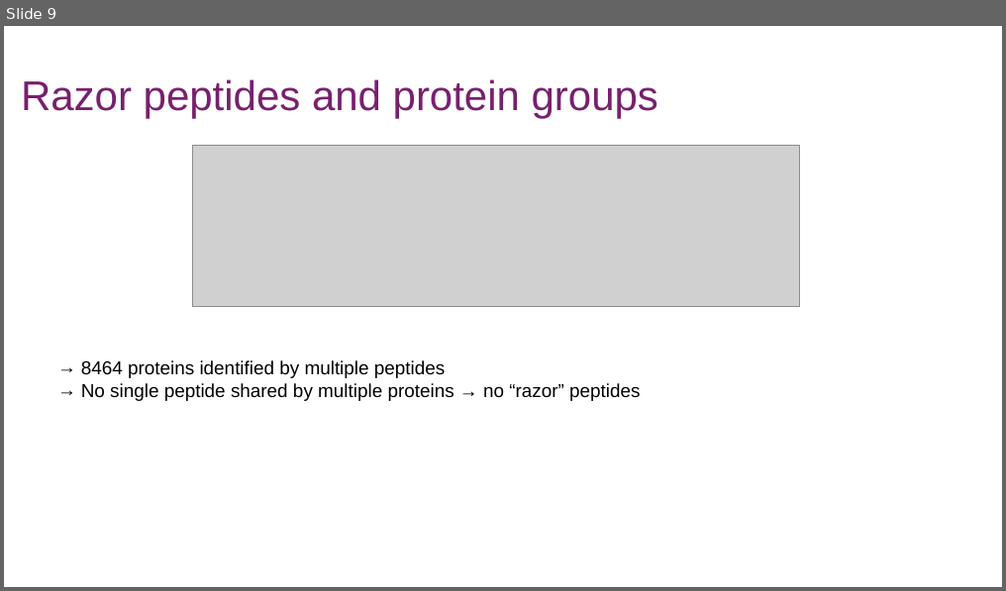
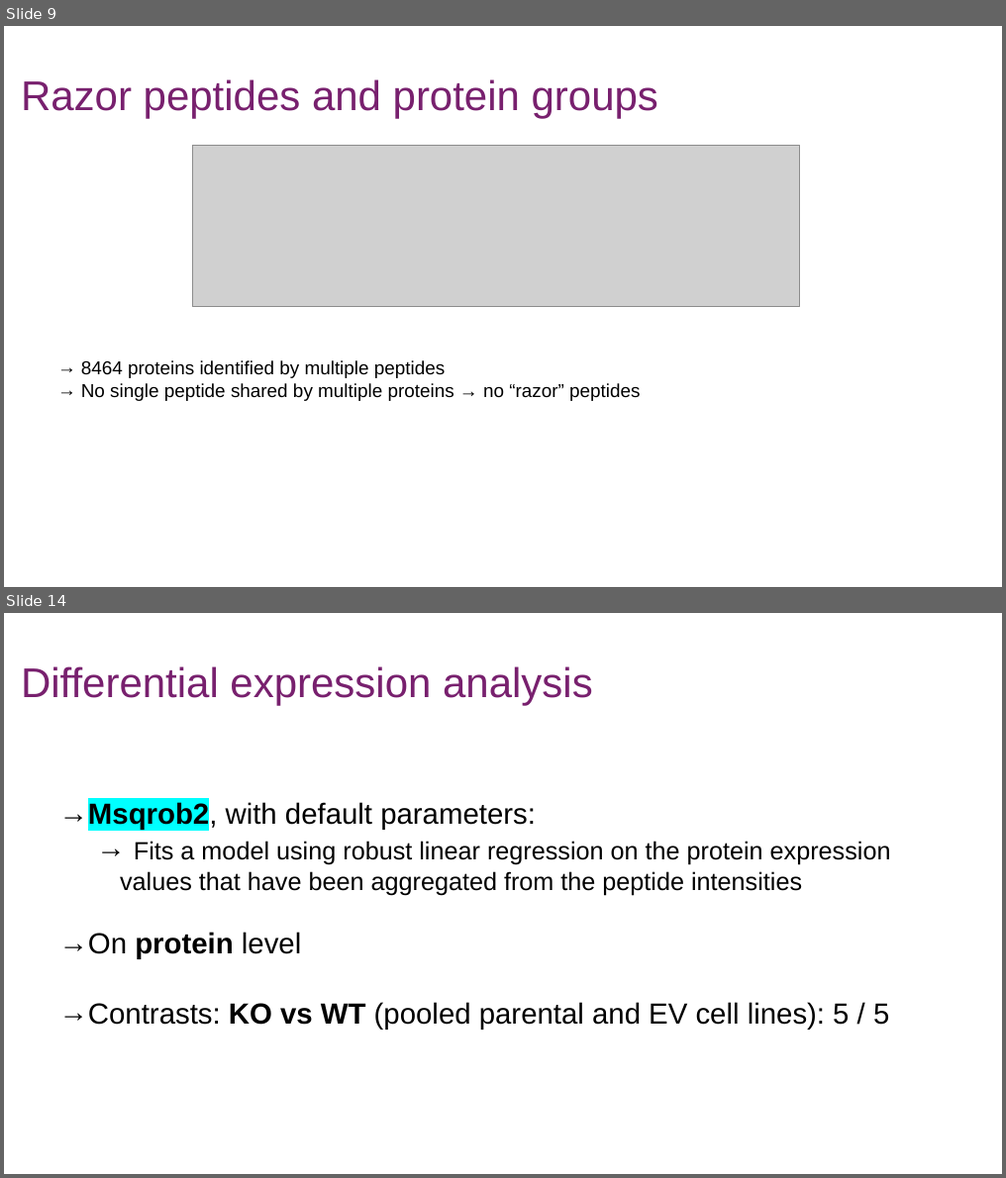
Before and after one commit to jafarilab/MSProt2025, a slide deck: team1/Team1_presentation.pptx. Shown one above the other, each under a label of ours: slide 9 before the commit, slides 9 and 14 after it; the slides between them are not shown. The pictures are 1006x591 and 1006x1178 pixels, drawn with LibreOffice and Linux fonts; fonts in the diff are those of the drawing; grey boxes stand for pictures. Boxes give left, top, right and bottom in pixels: in the first picture for what was removed or moved away, otherwise in the second. Text is boxed around its words. In the diff, an @@ line names an element or a change of style, - is before the commit and + after.

Commit message:
Update PP
PP update including peptide imputation & normalization, protein aggregation, and DEA

```diff
--- a/team1/Team1_presentation.pptx
+++ b/team1/Team1_presentation.pptx
@@ slide 14 added at box(4, 613, 1002, 1174), background #FFFFFF @@
@@ title added at box(21, 666, 593, 706), 40 pt, text #78206E @@
+Differential expression analysis
@@ text added at box(59, 801, 891, 1030), 24 pt, text #000000 @@
+→ Msqrob2, with default parameters:
+  → Fits a model using robust linear regression on the protein expression values that have been aggregated from the peptide intensities
+→ On protein level
+→ Contrasts: KO vs WT (pooled parental and EV cell lines): 5 / 5
```
Also in this commit, not shown: 1 slide changed, 4 other slides added, 1 slide removed, 1 other file.
